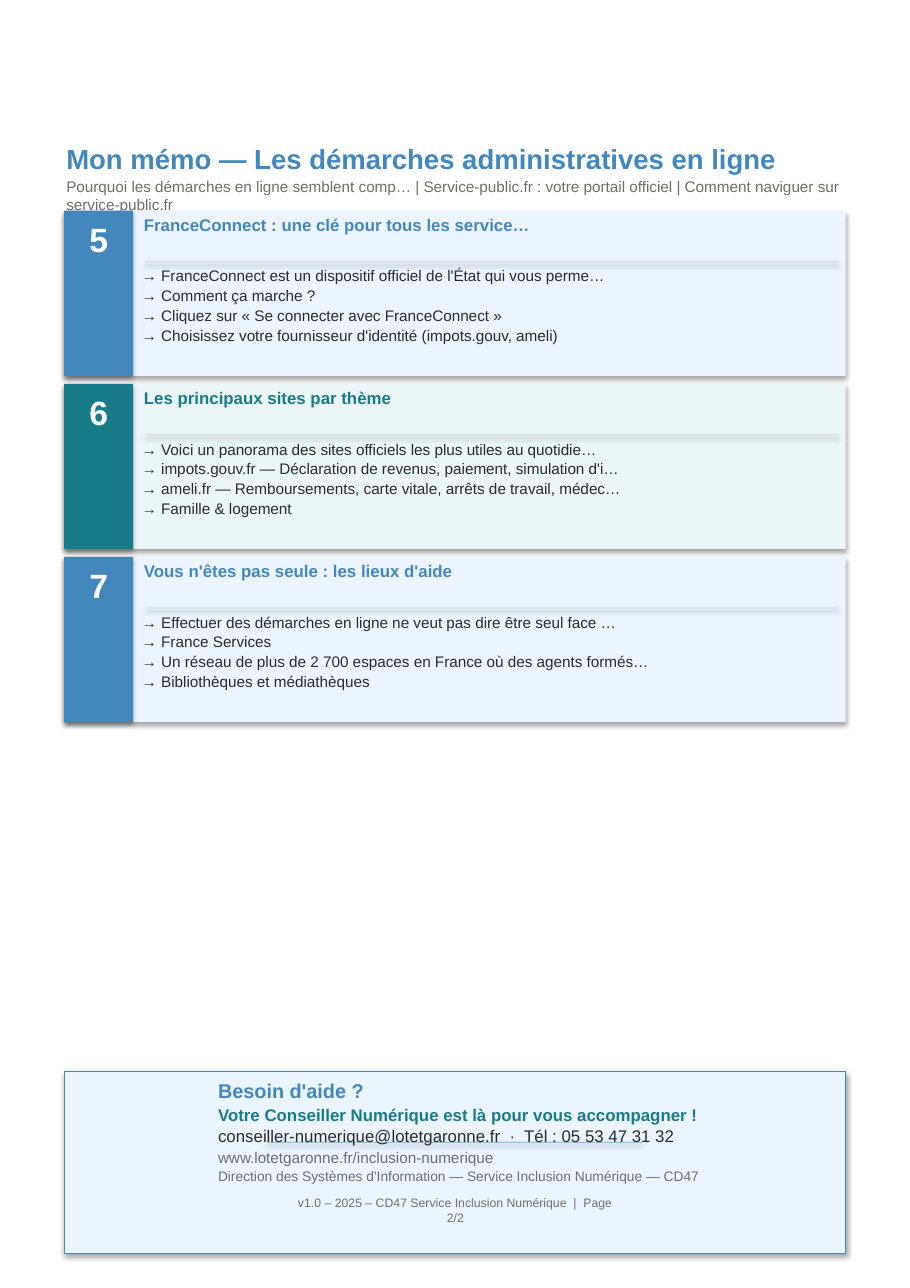
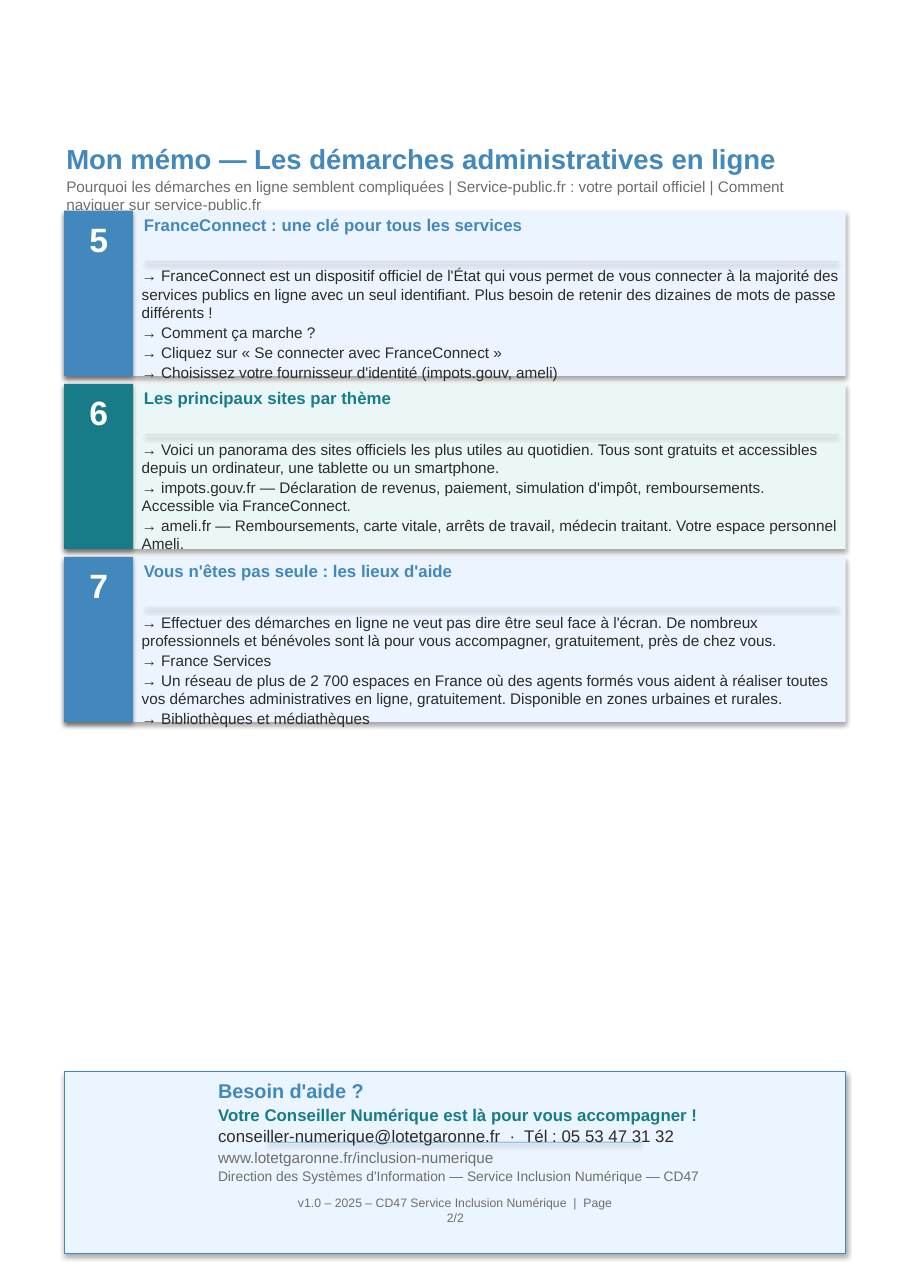
Before and after one commit to maswaddpt47-cmyk/REP_PEDA, a slide deck: slide 2 of assets/memos/B4-memo.pptx. Drawn at 910x1288 pixels with LibreOffice and Linux fonts; fonts in the diff are those of the drawing. Boxes give left, top, right and bottom in pixels: in the first picture for what was removed or moved away, otherwise in the second. Text is boxed around its words. In the diff, an @@ line names an element or a change of style, - is before the commit and + after.

```diff
--- a/assets/memos/B4-memo.pptx
+++ b/assets/memos/B4-memo.pptx
@@ text at (66,181,784,214): text changed @@
-Pourquoi les démarches en ligne semblent comp… | Service-public.fr : votre portail officiel | Comment naviguer sur service-public.fr
+Pourquoi les démarches en ligne semblent compliquées | Service-public.fr : votre portail officiel | Comment naviguer sur service-public.fr
@@ text at (144,218,522,235): text changed @@
-FranceConnect : une clé pour tous les service…
+FranceConnect : une clé pour tous les services
@@ text at (142,269,839,318): text changed @@
-→ FranceConnect est un dispositif officiel de l'État qui vous perme…
+→ FranceConnect est un dispositif officiel de l'État qui vous permet de vous connecter à la majorité des services publics en ligne avec un seul identifiant. Plus besoin de retenir des dizaines de mots de passe différents !
@@ text at (142,444,836,550): text changed @@
-→ Voici un panorama des sites officiels les plus utiles au quotidie…
-→ impots.gouv.fr — Déclaration de revenus, paiement, simulation d'i…
-→ ameli.fr — Remboursements, carte vitale, arrêts de travail, médec…
+→ Voici un panorama des sites officiels les plus utiles au quotidien. Tous sont gratuits et accessibles depuis un ordinateur, une tablette ou un smartphone.
+→ impots.gouv.fr — Déclaration de revenus, paiement, simulation d'impôt, remboursements. Accessible via FranceConnect.
+→ ameli.fr — Remboursements, carte vitale, arrêts de travail, médecin traitant. Votre espace personnel Ameli.
@@ text at (142,616,776,649): text changed @@
-→ Effectuer des démarches en ligne ne veut pas dire être seul face …
+→ Effectuer des démarches en ligne ne veut pas dire être seul face à l'écran. De nombreux professionnels et bénévoles sont là pour vous accompagner, gratuitement, près de chez vous.
@@ text at (142,674,829,707): text changed @@
-→ Un réseau de plus de 2 700 espaces en France où des agents formés…
+→ Un réseau de plus de 2 700 espaces en France où des agents formés vous aident à réaliser toutes vos démarches administratives en ligne, gratuitement. Disponible en zones urbaines et rurales.
```
Also in this commit, not shown: 1 other slide changed, 20 other files.
